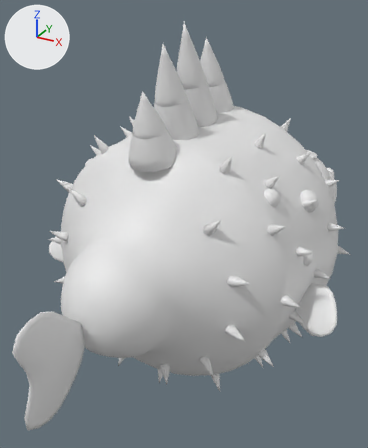
The FBX model EvolutionShop/Assets/EvolutionShop/Resources/Art/DioramaKit/DioramaEmberpuff.fbx as it was, and as the next commit left it.
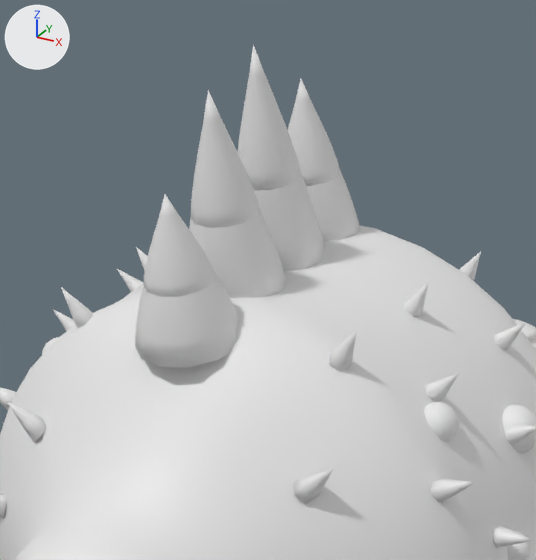
The first picture shows the older version from a camera (50 mm lens) standing at (0.457, -0.798, 0.483) and looking at (0.023, -0.01, 0.089). The close-ups show the older and then the newer version on the part from 18% to 86% of the width and 0% to 59% of the height of that picture. Only the edits that show in the close-ups are written down. The axes (+X, +Y, +Z) are drawn at upper left. The lights are the same throughout. Where no turn or scale is listed for an object, it has been applied to the vertices.

Objects in the first close-up: 'Body', 'Crest pivot' and 1 more.
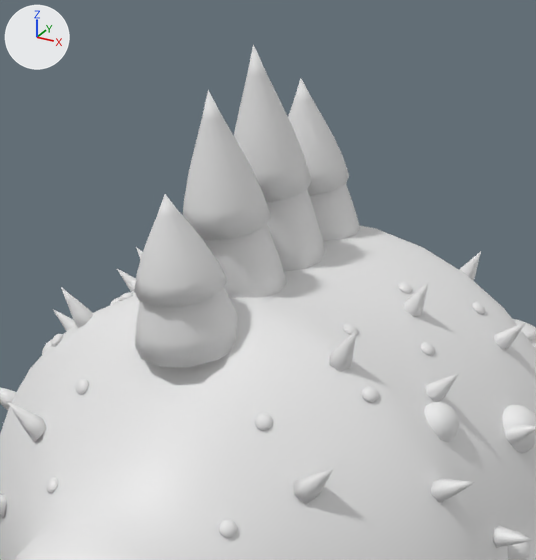
Boxes (x1, y1, x2, y2) around the edits, measured in the close-ups (536 x 560 px; the box of a moved part takes in the faces that stretch with it):
'Crest pivot', reshaped
    before: (135, 44, 360, 367)
    after: (134, 44, 360, 367)
part 1 of me_crest_024, moved or reshaped
    before: (288, 79, 340, 186)
    after: (288, 79, 349, 195)
part 2 of me_crest_024, moved or reshaped
    before: (238, 44, 301, 191)
    after: (234, 44, 311, 202)
part 3 of me_crest_024, moved or reshaped
    before: (191, 90, 260, 228)
    after: (183, 90, 271, 240)
part 4 of me_crest_024, moved or reshaped
    before: (143, 194, 216, 297)
    after: (134, 194, 227, 307)
part 5 of me_body_024, added
    after: (219, 282, 485, 538)
part 6 of me_body_024, added
    after: (46, 292, 133, 493)

The change, as a diff of the scene's bpy script:
```diff
--- a/EvolutionShop/Assets/EvolutionShop/Resources/Art/DioramaKit/DioramaEmberpuff.fbx.py
+++ b/EvolutionShop/Assets/EvolutionShop/Resources/Art/DioramaKit/DioramaEmberpuff.fbx.py
@@ me_body_024 @@
 # used by ob_body; location = (0.0, 0.0, 0.0)
-me_body_024.from_pydata(...)  # 3410 vertices, 3784 faces; spans x -0.305..0.305, y -0.3..0.374, z -0.291..0.285
+me_body_024.from_pydata(...)  # 4138 vertices, 4624 faces; spans x -0.305..0.305, y -0.3..0.374, z -0.291..0.285
+# me_body_024 part 5: 364 vertices added at x 0.077..0.175, y -0.166..0.155, z 0.111..0.254
+# me_body_024 part 6: 364 vertices added at x -0.175..-0.077, y -0.166..0.155, z 0.111..0.254
 me_body_024.materials.append(mat_dk_emberpuffbody)
@@ me_body_024 @@
 me_body_024.materials.append(mat_dk_eyewhite)
+me_body_024.materials.append(mat_dk_emberpuffaccent)  # white #e7e7e7
@@ me_crest_024 @@
 # used by ob_crest_pivot; location = (0.0, 0.041, 0.267)
-me_crest_024.from_pydata(...)  # 544 vertices, 624 faces; spans x -0.045..0.045, y -0.16..0.159, z -0.047..0.183
+me_crest_024.from_pydata(...)  # 544 vertices, 624 faces; spans x -0.045..0.045, y -0.163..0.159, z -0.047..0.183
+# me_crest_024 part 1: the loose piece of 62 vertices spanning x -0.031..0.031, y 0.071..0.131, z 0.051..0.153 is multiplied about its middle by the matrix ((1.206, 0.0, 0.0), (0.0, 1.192, 0.056), (0.0, 0.056, 0.983)), then moved by (0.0, 0.002, 0.002)
+# me_crest_024 part 2: the loose piece of 62 vertices spanning x -0.031..0.031, y -0.012..0.05, z 0.056..0.183 is multiplied about its middle by the matrix ((1.206, 0.0, 0.0), (0.0, 1.192, 0.056), (0.0, 0.056, 0.983)), then moved by (0.0, 0.002, 0.003)
+# me_crest_024 part 3: the loose piece of 62 vertices spanning x -0.031..0.031, y -0.086..-0.025, z 0.038..0.153 is multiplied about its middle by the matrix ((1.206, 0.0, 0.0), (0.0, 1.192, 0.056), (0.0, 0.056, 0.983)), then moved by (0.0, 0.002, 0.002)
+# me_crest_024 part 4: the loose piece of 62 vertices spanning x -0.031..0.031, y -0.157..-0.097, z 0.001..0.084 is multiplied about its middle by the matrix ((1.206, 0.0, 0.0), (0.0, 1.192, 0.056), (0.0, 0.056, 0.983)), then moved by (0.0, 0.001, 0.002)
 me_crest_024.materials.append(mat_dk_emberpufffin)
```
